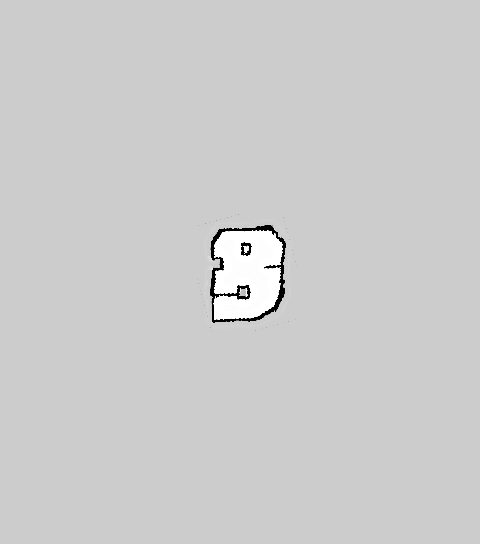
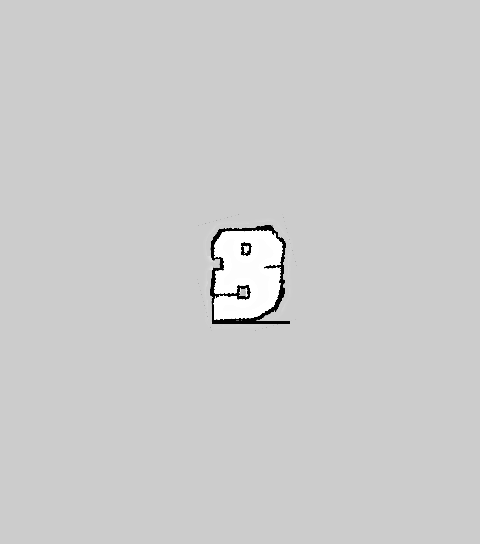
Comparing the layer stacks of the two 480×544 images. Changes:
painted on "map_fixed_rotation.pgm" over [212, 321, 290, 324]
